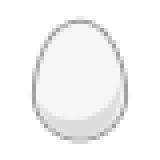
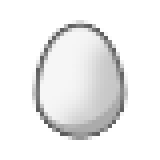
Before/after of a 160x160 layered artwork. What changed in the layer stack:
added group "Egg" with 4 layers above "Слой 4" over (36, 24, 124, 136)
moved "Фигура 1 (копия)" into group "Egg", painted on it over (36, 76, 124, 140)
added layer "Слой 5" (40%) in group "Egg" over (40, 24, 124, 136)
added layer "Фигура 1 (копия) 9" in group "Egg" over (36, 24, 124, 136)
moved "Фигура 1" into group "Egg", painted on it over (32, 20, 128, 140)
renamed "Слой 3" to "Слой 4", showed it, painted on it over (28, 16, 132, 144)
